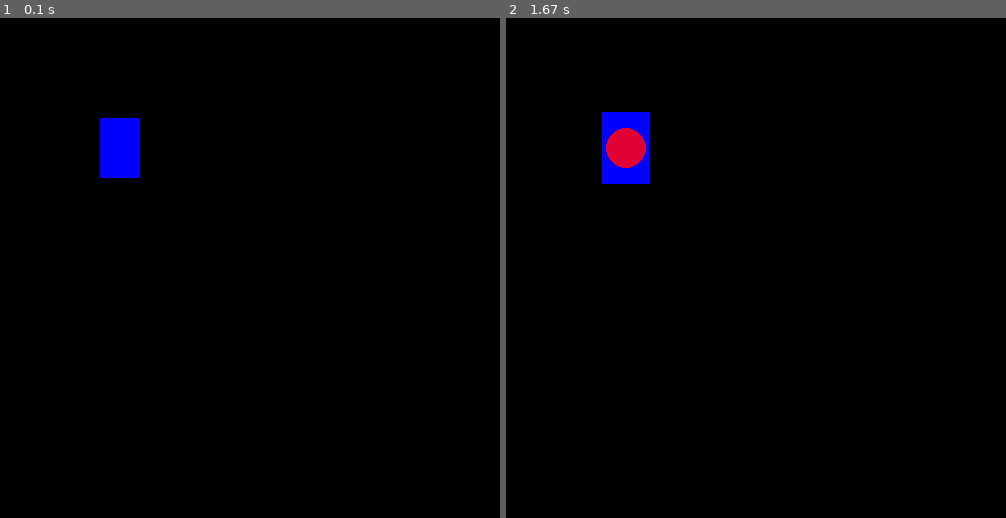
Above: before the commit, frames 1-2 (left to right).
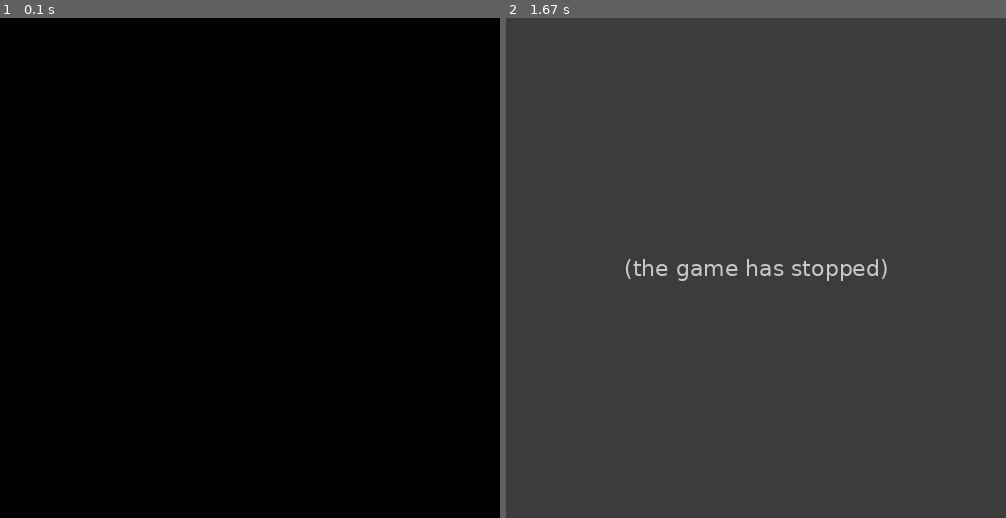
Above: after the commit, the same moments.

Repository: alex12700/pyGameTest
Game: pygame game, started from test.py
The game is run twice, just before and just after one commit, with the same random seed, the same clock (stepped at 60 frames per second) and the same inputs.
Inputs (mouse positions are in pixels of both pictures, inside the frame that each line leads up to):
- Up to frame 1 (0.1 s): no input
- Up to frame 2 (1.67 s): click (626, 148) at 0.38 s

The runs differ from the first frame. In frame 1, 1.0% of the frame differs, in the area x 20-28%, y 20-32%; in frame 2, 100%, in the area x 0-100%, y 0-100%.
Error after the commit: NameError: name 'cardTest' is not defined (test.py line 43); the game stopped at 0.38 s (later frames are placeholders)

Commit message:
create deck and hand of player

Diff:
--- a/Cards1.py
+++ b/Cards1.py
@@ -8,29 +8,31 @@
     y = 0
     number = 0
     suit = (0, 0, 255)
-    padding = 1.2 # size to  multiply x2
+    padding = 1.2 # size to  multiply
 
     heigth = 60
     width = 40
 
     window = None
 
-    def __init__(self,window, x, y, suit):
+    # first init not for hand creation ?delete
+    def __init__(self,window, x, y, suit, number):
         self.x = x
         self.y = y
+        self.number = number
         self.window = window
         self.suit = suit
         pygame.draw.rect(window, suit,
-        (x, y,
-        self.width, self.heigth))
+        (x, y, self.width, self.heigth))
+
+    # WFT? overload doesn't work in python?
+    def __init__(self, suit, number):
+        self.suit = suit
+        self.number = number
 
     #borders of card
     def getBorders(self):
         return (self.x, self.y, self.x + self.width, self.y + self.heigth)
-
-    #left up border of card
-    # def getLUBorder(self):
-    #     return (self.x, self.y)
 
     #scale card if it choose
     def choosen(self, window):
@@ -39,19 +41,13 @@
         widthT = self.width * self.padding
         heightT = self.heigth * self.padding
 
-        print(self.choose)
-
         pygame.draw.rect(window, (0,0,0),
         (xT, yT, widthT, heightT))
-        # print(self.choose)
 
         if not self.choose:
             self.choose = True
             pygame.draw.rect(window, self.suit,
             (xT, yT, widthT, heightT))
-            # self.y - self.heigth * (self.padding - 1)/2,
-            # self.width * self.padding,
-            # self.heigth * self.padding))
         else:
             self.choose = False
             pygame.draw.rect(window, self.suit,
@@ -59,8 +55,8 @@
 
 
 
-    def addToHand():
+    def addToHand(self):
         pass
 
-    def move():
+    def move(self):
         pass
--- a/Hand.py
+++ b/Hand.py
@@ -1,5 +1,18 @@
+from random import randint
+
+from Cards1 import Card
+
+suitType = ((0,0,255),(0,255,0),(255,0,0),(255,255,0),(255,0,255))
+
 class Hand():
     cards = []
 
-    def addToHand():
-        pass
+    def addToHand(self, card):
+        self.cards.add(card)
+
+    def __init__(self, deck = None):
+        if deck == None:
+            self.cards = [Card(suit = j, number = i) for i in range(10) for j in suitType]
+        else:
+            for _ in range(9):
+                self.cards.append(deck.cards.pop(randint(0,len(deck.cards))))
--- a/test.py
+++ b/test.py
@@ -1,6 +1,7 @@
 import pygame
 
 from Cards1 import Card
+from Hand import Hand
 
 
 pygame.init()
@@ -8,21 +9,15 @@
 
 pygame.display.set_caption("Cubes")
 
-x = 250
-y = 350
-width = 40
-heigth = 60
-speed = 5
+
+deck = Hand()
+hand1 = Hand(deck)
+
 run = True
-
-
-WHITE = (255, 255, 255)
-RED = (225, 0, 50)
-GREEN = (0, 225, 0)
-BLUE = (0, 0, 225)
+# cardSelect = False
 
 # add creating of deck and cards in start
-cardTest = Card(win,100,100,(0,0,255))
+# cardTest = Card(win, 100, 100, (0,0,255), 1)
 
 #check area of card for choose
 def checkAreaCard(pos, card): #pos = position
@@ -47,11 +42,10 @@
         if event.type == pygame.MOUSEBUTTONDOWN:
             if event.button == 1 and checkAreaCard(event.pos, cardTest):
                 cardTest.choosen(win)
-                # test = Card(win, 150, 150, (255, 255, 255))
+                # cardSelect = True
 
-                pygame.draw.circle(win, RED, (event.pos), 20)
-                pygame.display.update()
-                print(1)
+                pygame.draw.circle(win, (0,255,0), (event.pos), 20) #del
+                pygame.display.update() #del
             elif event.button == 3:
                 pygame.draw.circle(win, BLUE, event.pos, 20)
                 pygame.draw.rect(win, GREEN, (event.pos[0]-10, event.pos[1]-10, 20, 20))
@@ -60,20 +54,6 @@
                 win.fill(WHITE)
                 pygame.display.update()
 
-    # keys = pygame.key.get_pressed()
-    # if keys[pygame.K_LEFT] and x > 5:
-    #     x -= speed
-    # if keys[pygame.K_RIGHT] and x < 500 - width - 5:
-    #     x += speed
-    # if keys[pygame.K_UP] and y > 5:
-    #     y -= speed
-    # if keys[pygame.K_DOWN] and y < 500 - heigth - 5:
-    #     y += speed
-
-    # win.fill((0,0,0))
-
-    # pygame.draw.rect(win, (0,0,255), (x, y, width, heigth))
-
     pygame.display.update()
 
 pygame.quit()
Not shown, changed: .gitignore
